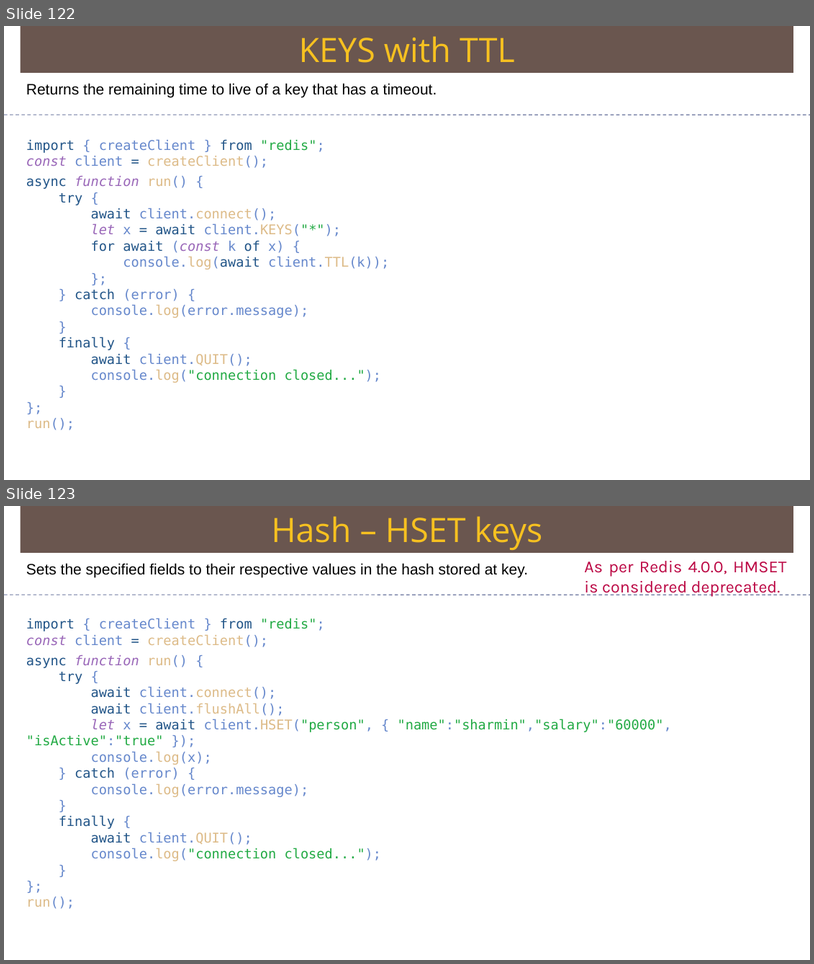
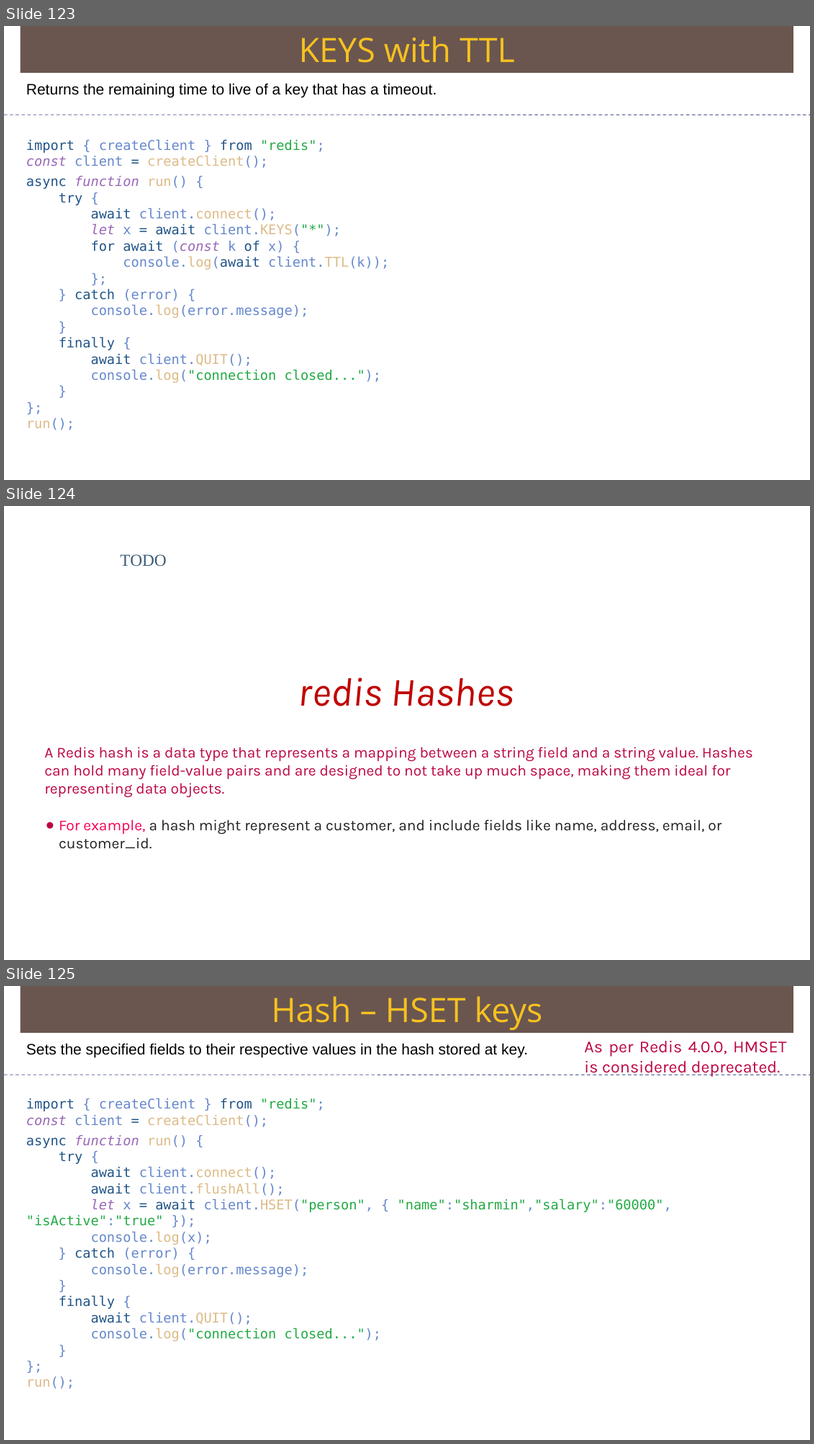
Before and after one commit to Saleel-Bagde/PPT-s, a slide deck: redis Ver2.pptx. Shown one above the other, each under a label of ours: slides 122 and 123 before the commit, slides 123, 124 and 125 after it. The pictures are 814x964 and 814x1444 pixels, drawn with LibreOffice and Linux fonts; fonts in the diff are those of the drawing. Boxes give left, top, right and bottom in pixels: in the first picture for what was removed or moved away, otherwise in the second. Text is boxed around its words. In the diff, an @@ line names an element or a change of style, - is before the commit and + after.

```diff
--- a/redis Ver2.pptx
+++ b/redis Ver2.pptx
@@ slide 124 added at (4, 506, 810, 960), background #FFFFFF @@
@@ text added at (120, 554, 166, 566), 20 pt, text #3E5D78 @@
+TODO
@@ text added at (298, 677, 514, 706), 48 pt, text #C00000, italic @@
+redis Hashes
@@ text added at (44, 746, 754, 849), 18 pt, text #BB0643 @@
+A Redis hash is a data type that represents a mapping between a string field and a string value. Hashes can hold many field-value pairs and are designed to not take up much space, making them ideal for representing data objects.
+● For example, a hash might represent a customer, and include fields like name, address, email, or customer_id.
@@ what was slide 122 is now slide 123 @@
@@ what was slide 123 is now slide 125 @@
```
Also in this commit, not shown: 1 slide changed, 2 other slides added.
